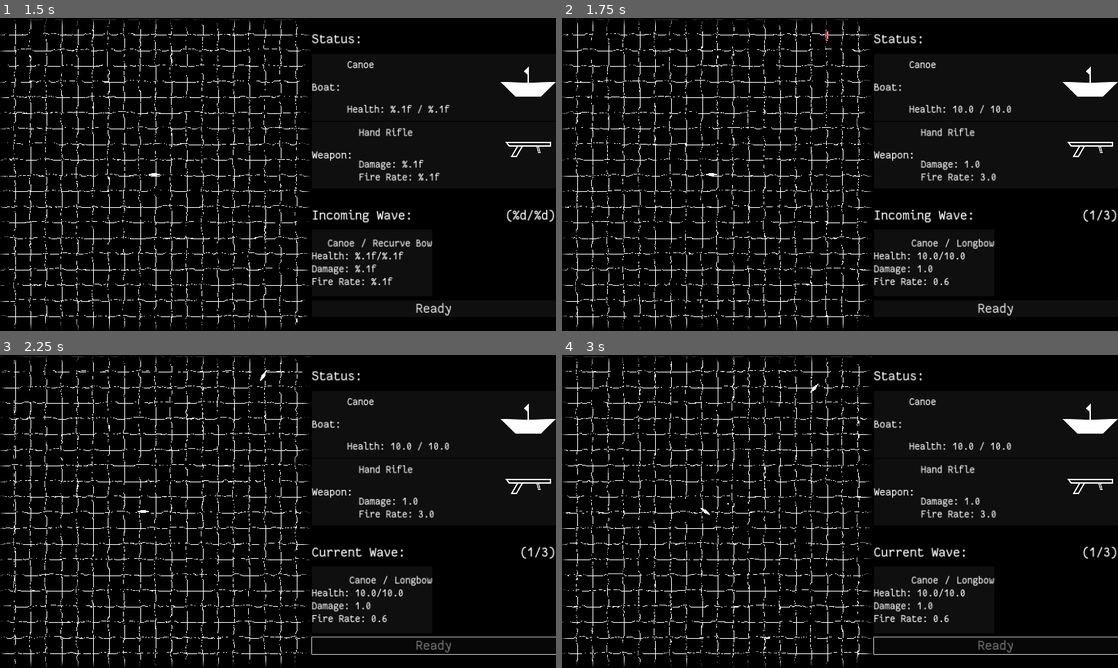
Above: before the commit, frames 1-4 (two rows, left to right).
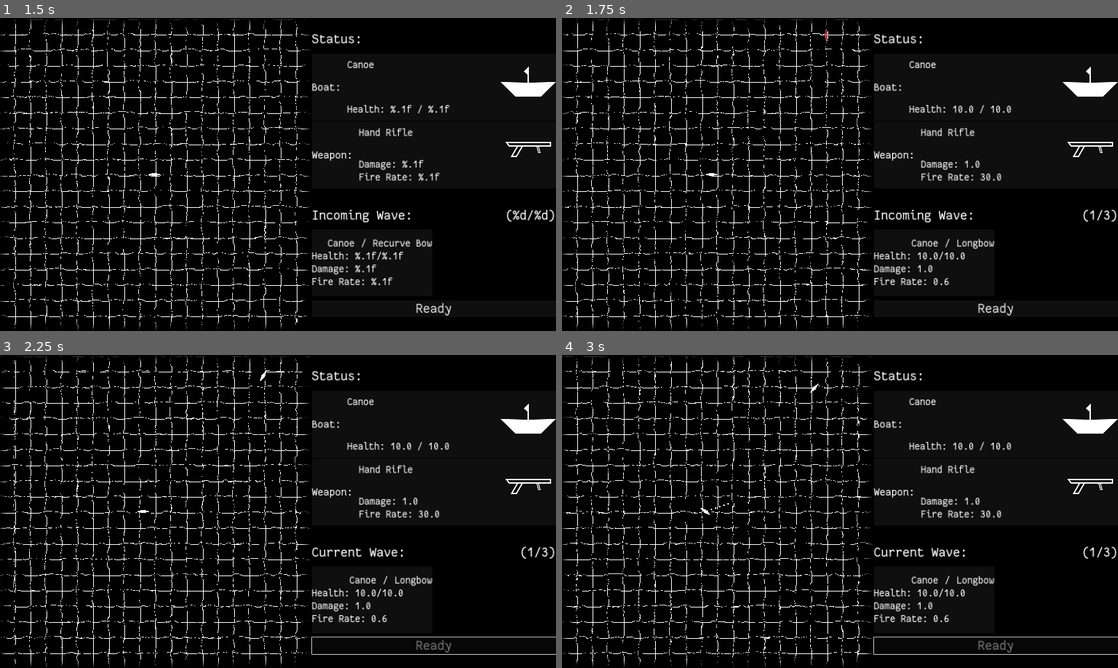
Above: after the commit, the same moments.

Repository: wdfeer/seabattle
Game: Godot game, scene res://src/splash.tscn
The game is run twice, just before and just after one commit, with the same random seed, the same clock (stepped at 60 frames per second) and the same inputs.
Inputs (mouse positions are in pixels of both pictures, inside the frame that each line leads up to):
- Up to frame 1 (1.5 s): move the mouse to (400, 158) at 0.52 s; press the mouse at (400, 158) at 0.53 s; hold D (right) 0.53-1.28 s; move the mouse to (166, 190) at 1.27 s; release the mouse at (166, 190) at 1.28 s; hold S (down) from 1.28 s (still down); tap C (switch_control_mode) at 1.35 s
- Up to frame 2 (1.75 s): keep holding S (down)
- Up to frame 3 (2.25 s): release S (down) at 2 s; click "Ready" at 2 s
- Up to frame 4 (3 s): move the mouse to (895, 442) at 2.77 s; press the mouse at (895, 442) at 2.78 s; hold D (right) from 2.78 s (still down)

Frame 1 is identical in both runs. In frame 2, less than 0.1% of the frame differs, in the area x 76-79%, y 49-52%; in frame 3, less than 0.1%; in frame 4, less than 0.1%, in the area x 26-79%, y 47-52%.

Commit message:
Implement sector switching

Diff:
--- a/src/game.tscn
+++ b/src/game.tscn
@@ -12,6 +12,7 @@
 [ext_resource type="Texture2D" uid="uid://cg4ve0i6xc35h" path="res://assets/crosshair.png" id="7_cukow"]
 [ext_resource type="Script" path="res://src/static/waves.gd" id="7_vtr08"]
 [ext_resource type="PackedScene" uid="uid://cgvugn245jda7" path="res://src/boats/enemy_boat.tscn" id="8_mnest"]
+[ext_resource type="Script" path="res://src/next_sector.gd" id="10_xxpr6"]
 [ext_resource type="Script" path="res://src/ui/boat_info.gd" id="11_ggwaq"]
 [ext_resource type="Script" path="res://src/ui/wave_info.gd" id="13_ipohm"]
 [ext_resource type="Script" path="res://src/ui/bottom_info.gd" id="14_lvrgx"]
@@ -82,6 +83,18 @@
 
 [node name="PlayerBoat" parent="Sea" instance=ExtResource("2_lmvt5")]
 position = Vector2(720, 720)
+fire_rate = 30.0
+
+[node name="NextSector" type="Area2D" parent="Sea"]
+visible = false
+position = Vector2(1340, 720)
+script = ExtResource("10_xxpr6")
+
+[node name="CollisionPolygon2D" type="CollisionPolygon2D" parent="Sea/NextSector"]
+polygon = PackedVector2Array(0, -80, 80, 0, 0, 80)
+
+[node name="Polygon2D" type="Polygon2D" parent="Sea/NextSector"]
+polygon = PackedVector2Array(0, -80, 80, 0, 0, 80)
 
 [node name="UI" type="VBoxContainer" parent="."]
 custom_minimum_size = Vector2(1120, 1440)
@@ -419,4 +432,5 @@
 
 [connection signal="mouse_entered" from="Sea" to="Sea/Crosshair" method="_on_sea_mouse_entered"]
 [connection signal="mouse_exited" from="Sea" to="Sea/Crosshair" method="_on_sea_mouse_exited"]
+[connection signal="body_entered" from="Sea/NextSector" to="Sea/NextSector" method="_on_body_entered"]
 [connection signal="pressed" from="UI/BottomInfo/WaveInfo/VBoxContainer/ReadyButton" to="Sea/Waves" method="start_wave"]
--- /dev/null
+++ b/src/next_sector.gd
@@ -0,0 +1,11 @@
+extends Area2D
+
+func _process(delta: float) -> void:
+	visible = Waves.wave_state == Waves.WaveState.Finished
+	monitoring = visible
+
+func _on_body_entered(body: Node2D) -> void:
+	if body is Boat and body.team == Boat.Team.Player:
+		var pos = Sectors.current + Vector2i.RIGHT
+		Sectors.sectors.get_or_add(pos, 3)
+		Sectors.current = pos
--- a/src/static/sectors.gd
+++ b/src/static/sectors.gd
@@ -1,20 +1,18 @@
 class_name Sectors
 
-static var current_sector: Vector2i = Vector2i.ZERO
+static var current: Vector2i = Vector2i.ZERO
 static var sectors: Dictionary = {
-	Vector2i.ZERO: sectorType.Enemy
+	Vector2i.ZERO: 3
 }
+
+# TODO: use this to generate sectors in all directions
 static func generate_sectors(around: Vector2i):
 	if !sectors.has(around):
 		printerr("sector", around, "doesn't exist!")
 	else:
 		sectors.merge({
-			around + Vector2i.UP: sectorType.Enemy,
-			around + Vector2i.DOWN: sectorType.Enemy,
-			around + Vector2i.LEFT: sectorType.Enemy,
-			around + Vector2i.RIGHT: sectorType.Enemy
+			around + Vector2i.UP: 3,
+			around + Vector2i.DOWN: 3,
+			around + Vector2i.LEFT: 3,
+			around + Vector2i.RIGHT: 3
 		})
-
-enum sectorType {
-	Enemy
-}
--- a/src/static/waves.gd
+++ b/src/static/waves.gd
@@ -15,13 +15,18 @@
 			create_wave_preview()
 			wave_state = WaveState.Waiting
 			wave_counter += 1
+			Sectors.sectors[Sectors.current] -= 1
+		elif Sectors.sectors[Sectors.current] > 0:
+			wave_counter = -1 # Off by one if 0, for some reason
+			wave_max = Sectors.sectors[Sectors.current]
 		else:
 			wave_state = WaveState.Finished
+			Sectors.sectors[Sectors.current] = 0
 	elif enemies.any(func(b): return !b.controller.preview):
 		wave_state = WaveState.Ongoing
 
 static var wave_counter: int = 0
-static var wave_max: int = 3
+static var wave_max: int = Sectors.sectors[Sectors.current]
 static var wave_state: WaveState = WaveState.Waiting
 
 const sides_lines: Array[Array] = [
--- a/src/ui/sector_info.gd
+++ /dev/null
@@ -1,8 +0,0 @@
-extends VBoxContainer
-
-@export var first_sector_label: Label
-@onready var sector_text = first_sector_label.text
-
-func _process(delta: float) -> void:
-	var pos1: Vector2i = sectors.sectors.keys()[0]
-	first_sector_label.text = sector_text % [pos1.x, pos1.y]
Not shown: 1 places in src/game.tscn that only renumber resources
